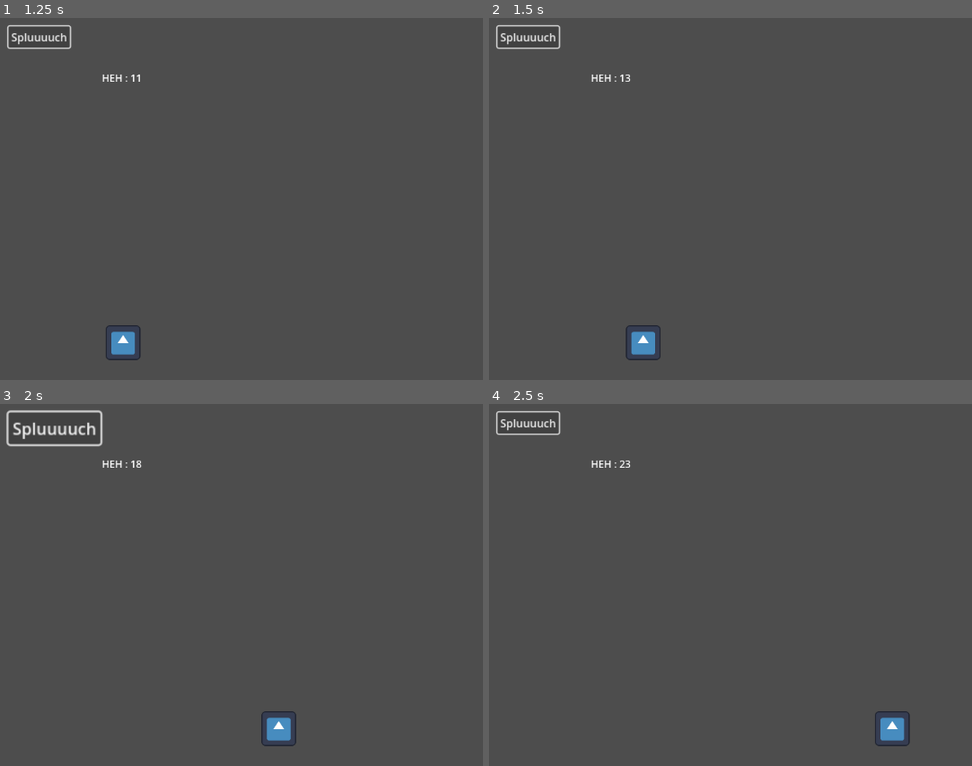
Above: before the commit, frames 1-4 (two rows, left to right).
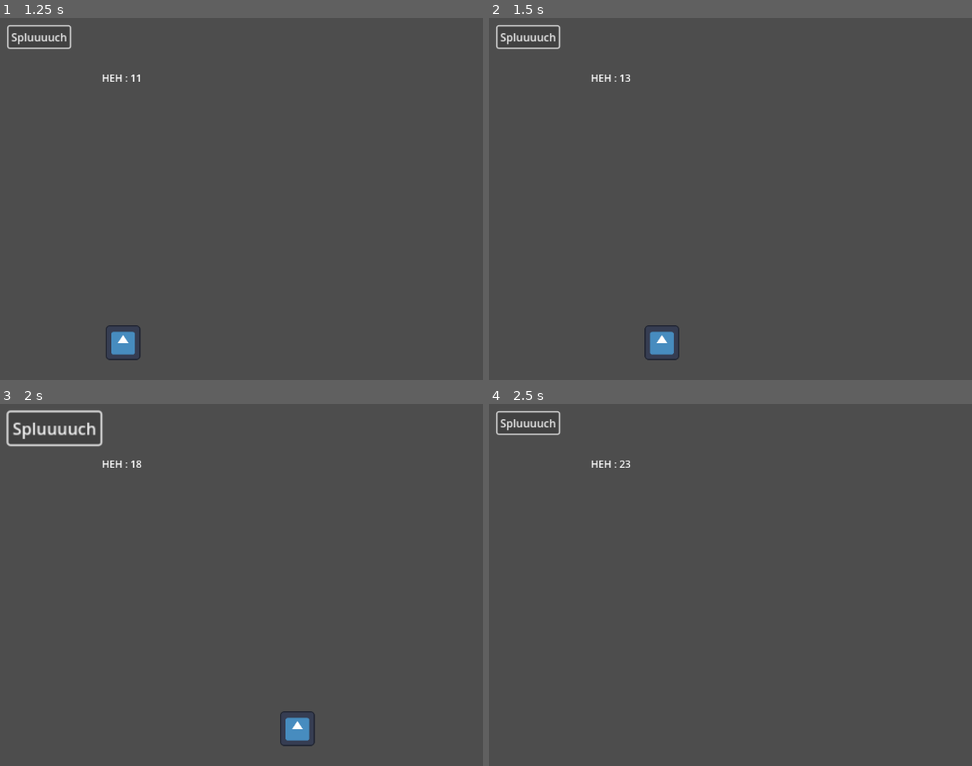
Above: after the commit, the same moments.

Repository: elias-bina/the-tipping-point
Game: Godot game, scene res://Level1.tscn
Two runs of this game, one before a commit and one after it. Both use one fixed random seed, a clock stepped at 60 frames per second and the inputs below. The engine's default icon, where the game draws it, is replaced by a stand-in: a white triangle on a blue panel in a dark square.
Inputs:
- Up to frame 1 (1.25 s): click "Spluuuuch" at 0.5 s
- Up to frame 2 (1.5 s): hold D (player_right) from 1.28 s (still down)
- Up to frame 3 (2 s): keep holding D (player_right)
- Up to frame 4 (2.5 s): release D (player_right) at 2.03 s; hold S (player_down) from 2.03 s (still down)

Frame 1 is identical in both runs. In frame 2, 0.7% of the frame differs, in the area x 28-40%, y 84-95%; in frame 3, 0.7%, in the area x 54-66%, y 84-95%; in frame 4, 0.4%.

Commit message:
fix: Simple target velocity

Diff:
--- a/input_manager.gd
+++ b/input_manager.gd
@@ -17,8 +17,11 @@
 func _process(_delta: float) -> void:
 	update_vertical_input()
 	update_horizontal_input()
+	update_swarm_input()
 
 
+func update_swarm_input() -> void:
+	pass
 
 func update_vertical_input() -> void:
 
--- a/normal-man.gd
+++ b/normal-man.gd
@@ -6,32 +6,25 @@
 const max_speed: int = 400
 const acceleration_frames: int = 10
 
-var depl_dir: Vector2i = Vector2i(0,0)
+var depl_dir: Vector2 = Vector2(0,0)
 
 var prev_velocity: Vector2 =  Vector2(0.0, 0.0)
 var curr_velocity: Vector2 =  Vector2(0.0, 0.0)
 var target_velocity: Vector2 =  Vector2(0.0, 0.0)
 
 func _process(delta: float) -> void:
-
-
-	print(target_velocity)
-
-	if sign(target_velocity.x - curr_velocity.x) == sign(target_velocity.x - prev_velocity.x) and sign(target_velocity.y - curr_velocity.y) == sign(target_velocity.y - prev_velocity.y):
-		curr_velocity += (target_velocity - prev_velocity) / acceleration_frames
-
+	curr_velocity = target_velocity
+	print(curr_velocity)
 	#var velocity: Vector2 = Vector2.UP.rotated(rotation) * speed
 	position += curr_velocity * delta
 
 
 
 func _on_input_manager_move_vertical_update(move_y: int) -> void:
-	print("BOUGE GERALDINE : %d" % move_y)
 	depl_dir.y = move_y
-	target_velocity.y = depl_dir.y * max_speed
+	target_velocity = depl_dir.normalized() * max_speed
 
 
 func _on_input_manager_move_horizontal_update(move_x: int) -> void:
-	print("BOUGE GERMAIN : %d" %move_x)
 	depl_dir.x = move_x
-	target_velocity.x = depl_dir.x * max_speed
+	target_velocity = depl_dir.normalized() * max_speed
